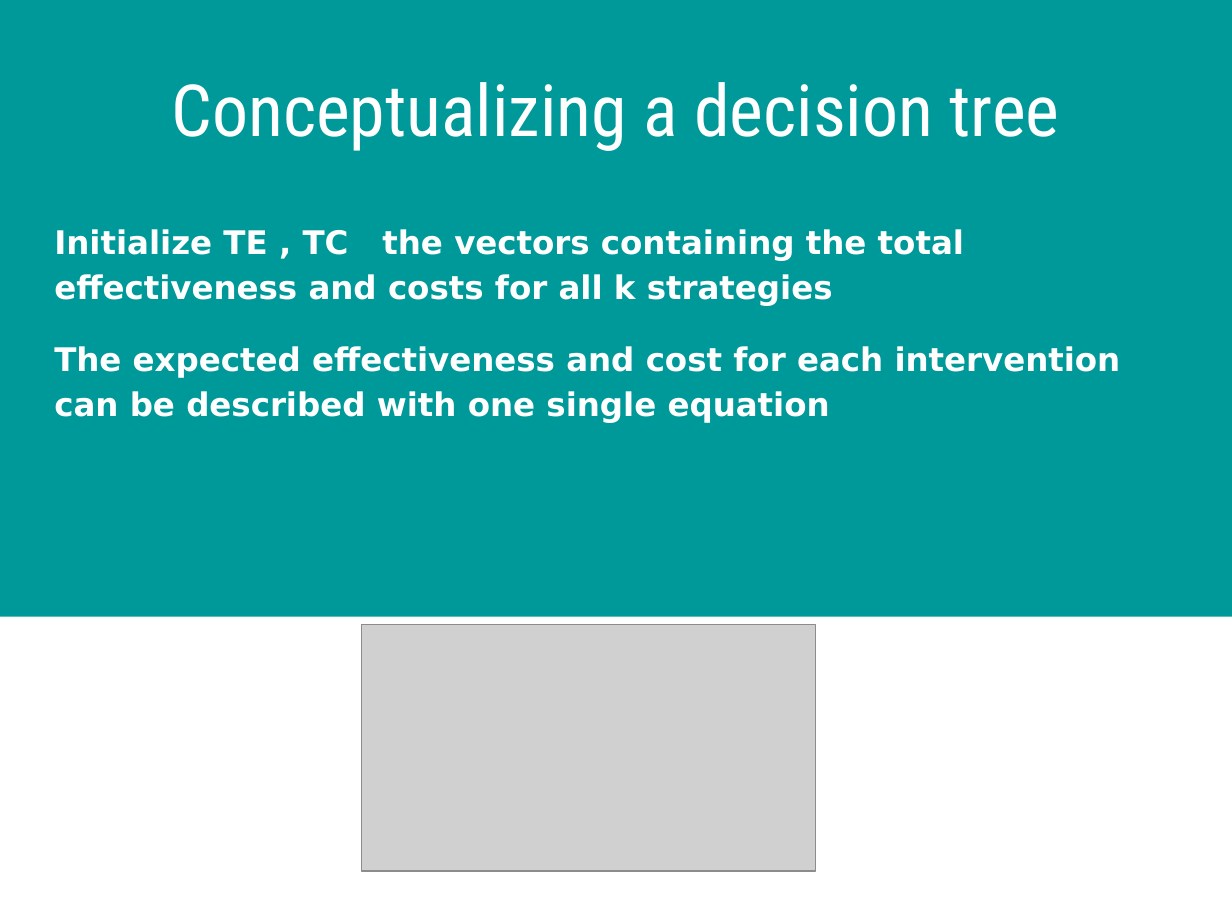
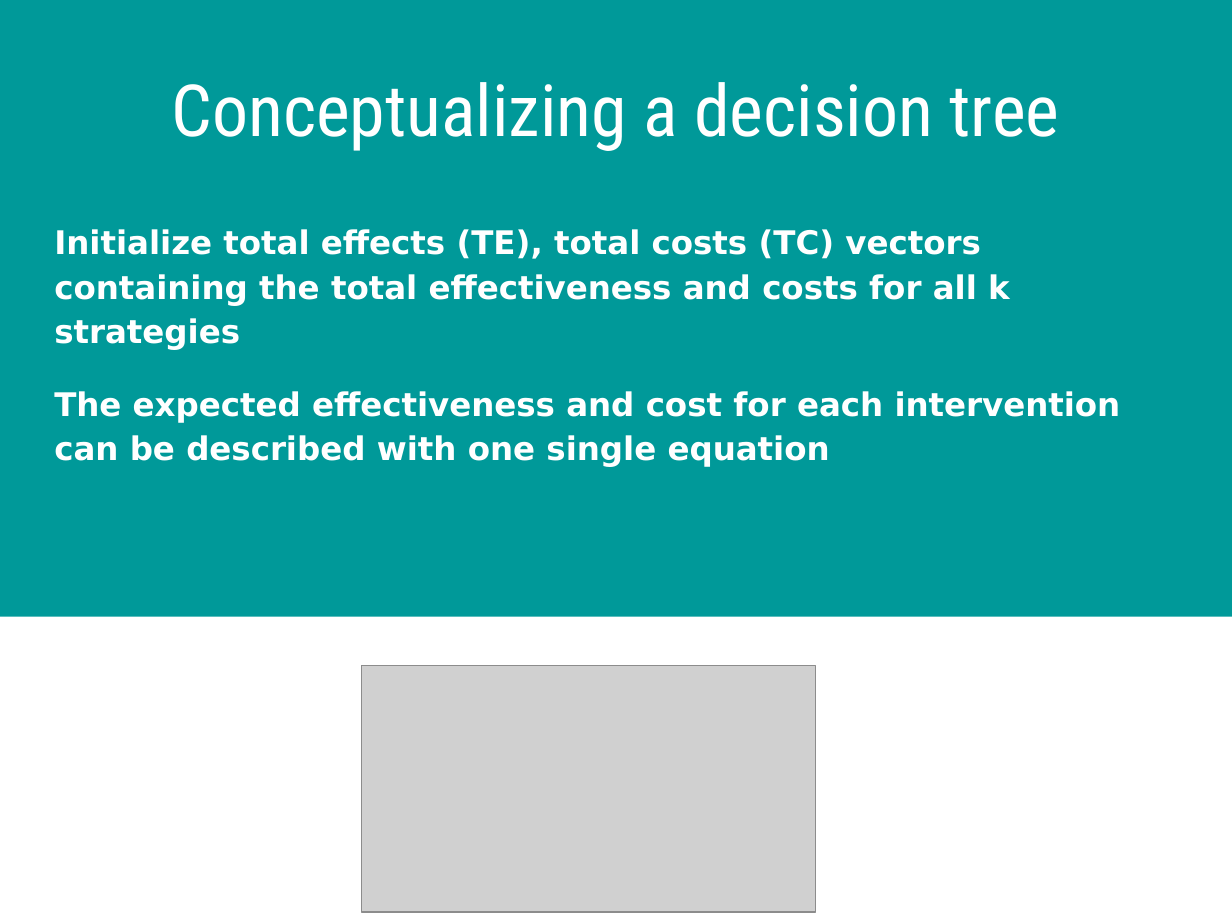
Before and after one commit to DARTH-git/Course-Modularization, a slide deck: slide 6 of Decision trees/Slides/Decision Trees.pptx. Drawn at 1232x924 pixels with LibreOffice and Linux fonts; fonts in the diff are those of the drawing; grey boxes stand for pictures. Boxes give left, top, right and bottom in pixels: in the first picture for what was removed or moved away, otherwise in the second. Text is boxed around its words. In the diff, an @@ line names an element or a change of style, - is before the commit and + after.

Commit message:
Update decision tree slides

```diff
--- a/Decision trees/Slides/Decision Trees.pptx
+++ b/Decision trees/Slides/Decision Trees.pptx
@@ text at (54, 229, 1010, 350): text changed @@
-Initialize TE , TC the vectors containing the total effectiveness and costs for all k strategies
+Initialize total effects (TE), total costs (TC) vectors containing the total effectiveness and costs for all k strategies
@@ picture: place and size @@
-picture at (362, 625, 816, 871)
+picture at (362, 665, 816, 912)
```
Also in this commit, not shown: 5 other slides changed, 3 other files.
